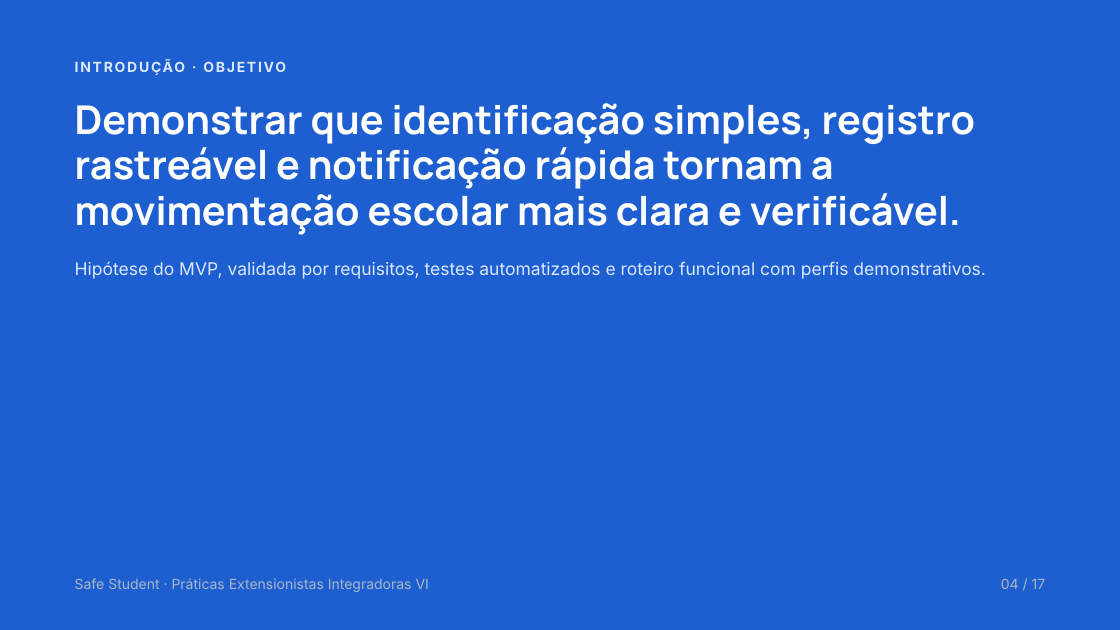
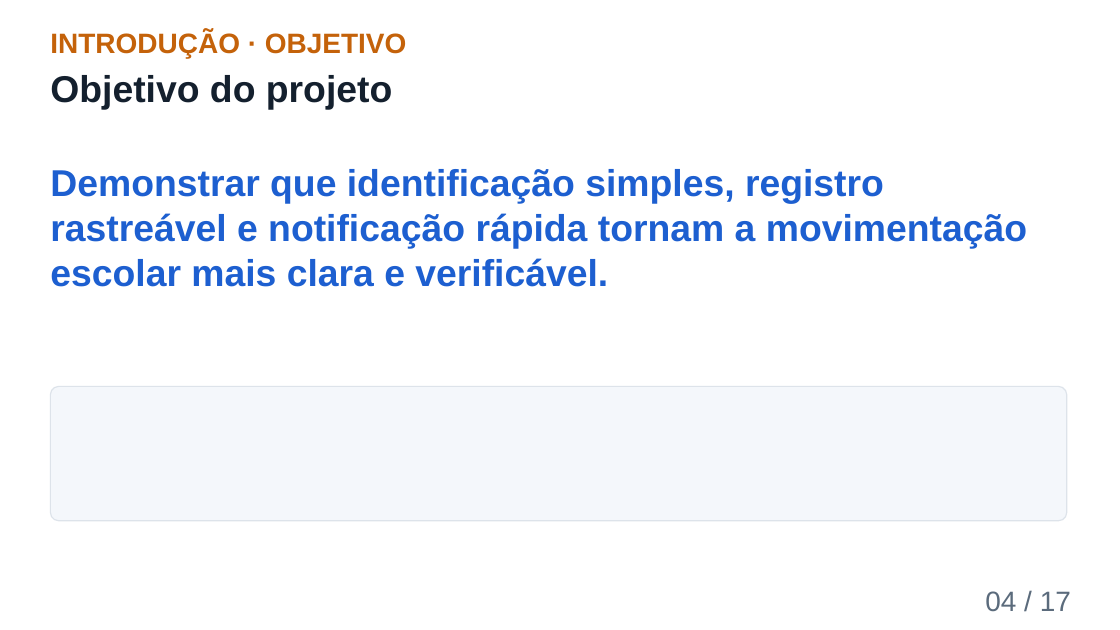
Before and after one commit to richaferreira/Safe_Student, a slide deck: slide 4 of 08_Apresentacao_Final_Safe_Student.pptx. Drawn at 1120x630 pixels with LibreOffice and Linux fonts; fonts in the diff are those of the drawing. Boxes give left, top, right and bottom in pixels: in the first picture for what was removed or moved away, otherwise in the second. Text is boxed around its words. In the diff, an @@ line names an element or a change of style, - is before the commit and + after.

```diff
--- a/08_Apresentacao_Final_Safe_Student.pptx
+++ b/08_Apresentacao_Final_Safe_Student.pptx
@@ background #1D5FD0 to #FFFFFF @@
@@ text "INTRODUÇÃO · OBJETIVO": place and size @@
-text "INTRODUÇÃO · OBJETIVO" at box(75, 56, 1075, 78)
+text "INTRODUÇÃO · OBJETIVO" at box(50, 31, 406, 58)
@@ text "INTRODUÇÃO · OBJETIVO" at box(50, 31, 406, 58): size 12 to 24 pt, font Inter to Arial, text colour #DBE8FF to #C4620A, letter spacing 1.5 to 0 pt; line spacing 16.8pt to 1 @@
@@ text added at box(50, 75, 392, 110), 32 pt, text #14202E, bold @@
+Objetivo do projeto
@@ text "Demonstrar que identificação simples, registro ...": place and size @@
-text "Demonstrar que identificação simples, registro ..." at box(75, 103, 975, 235)
+text "Demonstrar que identificação simples, registro ..." at box(50, 169, 1027, 287)
@@ text "Demonstrar que identificação simples, registro ..." at box(50, 169, 1027, 287): size 34 to 32 pt, font Manrope to Arial, text colour #FFFFFF to #1D5FD0; line spacing 39.1pt to 1 @@
@@ text removed at box(75, 261, 986, 279) @@
-Hipótese do MVP, validada por requisitos, testes automatizados e roteiro funcional com perfis demonstrativos.
@@ rounded rectangle added at box(50, 386, 1067, 521), fill #F4F7FB, outline #DDE3EA 1 pt @@
@@ text removed at box(75, 578, 429, 592) @@
-Safe Student · Práticas Extensionistas Integradoras VI
@@ text "04 / 17": place and size @@
-text "04 / 17" at box(1001, 579, 1046, 589)
+text "04 / 17" at box(985, 591, 1071, 611)
@@ text "04 / 17" at box(985, 591, 1071, 611): size 12 to 24 pt, font Inter to Arial, text colour #A9B6C6 to #5B6B7C; line spacing 16.8pt to 1 @@
```
Also in this commit, not shown: 16 other slides changed, 2 other files.
